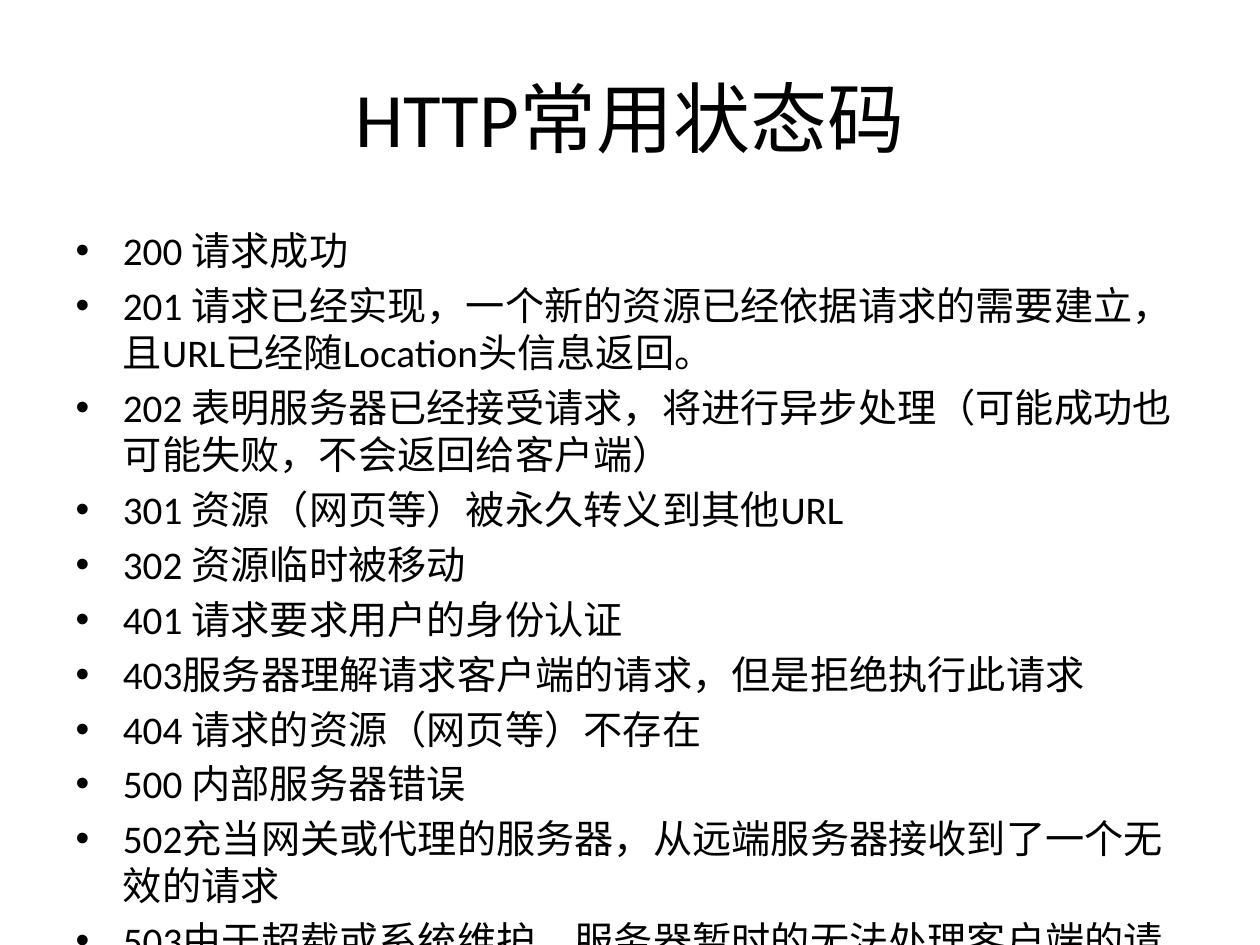
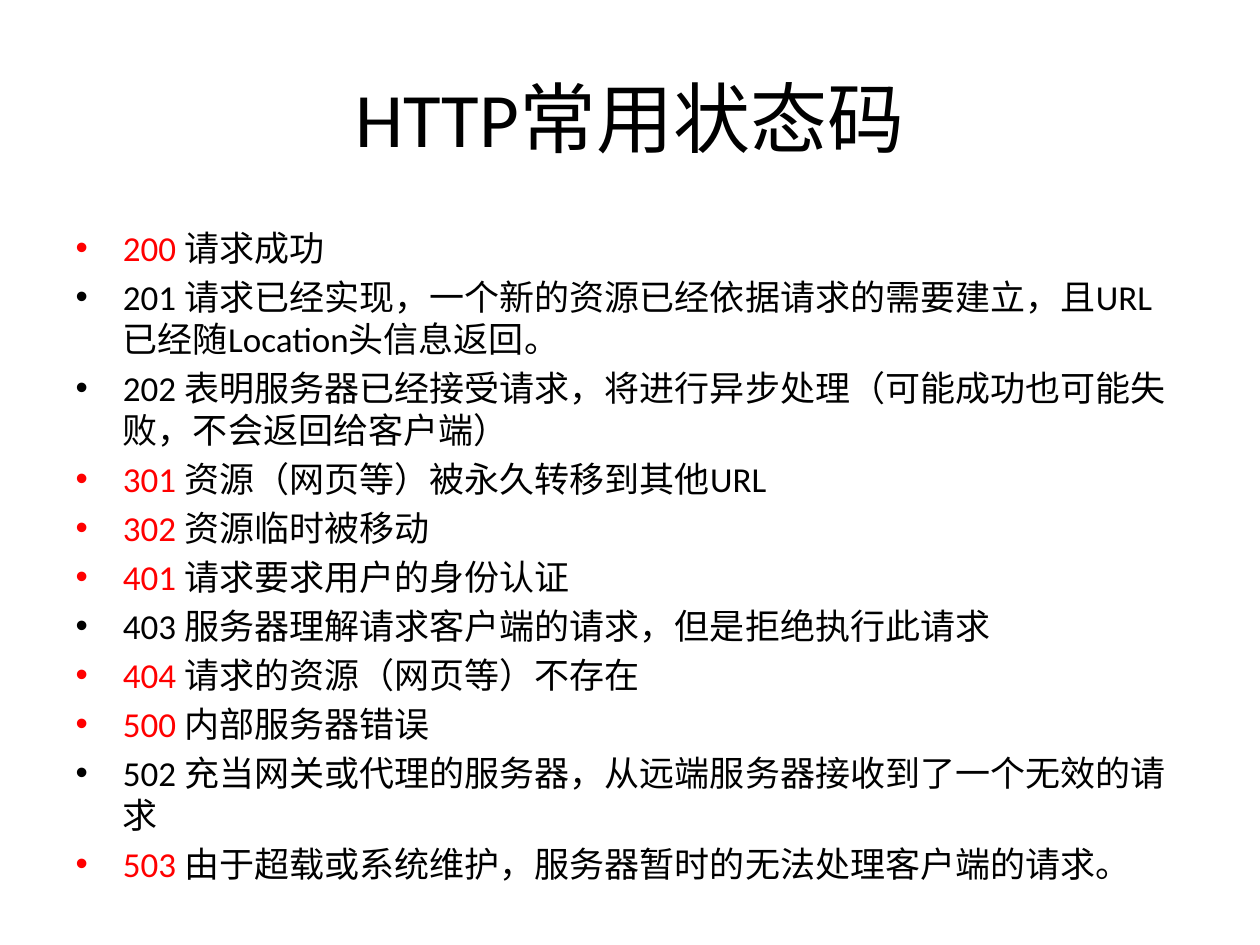
Before and after one commit to zhan3333/php-example, a slide deck: slide 9 of doc/ppt/第七课-http协议.pptx. Drawn at 1260x945 pixels with LibreOffice and Linux fonts; fonts in the diff are those of the drawing. Boxes give left, top, right and bottom in pixels: in the first picture for what was removed or moved away, otherwise in the second. Text is boxed around its words. In the diff, an @@ line names an element or a change of style, - is before the commit and + after.

```diff
--- a/doc/ppt/第七课-http协议.pptx
+++ b/doc/ppt/第七课-http协议.pptx
@@ text at (123, 231, 1166, 740): size 22.4 to 20 pt in "200 请求成功", "201 请求已经实现，一个新的资源已经依据请求的需要建立，且URL已经随Location头信息返回。", "202 表明服务器已经接受请求，将进行异步处理（可能成功也可能失败，不会返回给客户端）", "302 资源临时被移动" and 3 more places; text colour #000000 to #FF0000 in "200", "302", "401", "404" and 1 more places @@
@@ text at (123, 462, 766, 496): text changed; size 22.4 to 20 pt @@
-• 301 资源（网页等）被永久转义到其他URL
+• 301 资源（网页等）被永久转移到其他URL
@@ text at (123, 609, 990, 643): text changed; size 22.4 to 20 pt @@
-• 403服务器理解请求客户端的请求，但是拒绝执行此请求
+• 403 服务器理解请求客户端的请求，但是拒绝执行此请求
@@ text at (123, 756, 1166, 881): text changed; size 22.4 to 20 pt @@
-• 502充当网关或代理的服务器，从远端服务器接收到了一个无效的请求
-• 503由于超载或系统维护，服务器暂时的无法处理客户端的请求。
+• 502 充当网关或代理的服务器，从远端服务器接收到了一个无效的请求
+• 503 由于超载或系统维护，服务器暂时的无法处理客户端的请求。
```
Also in this commit, not shown: 7 other slides changed, 10 other files.
